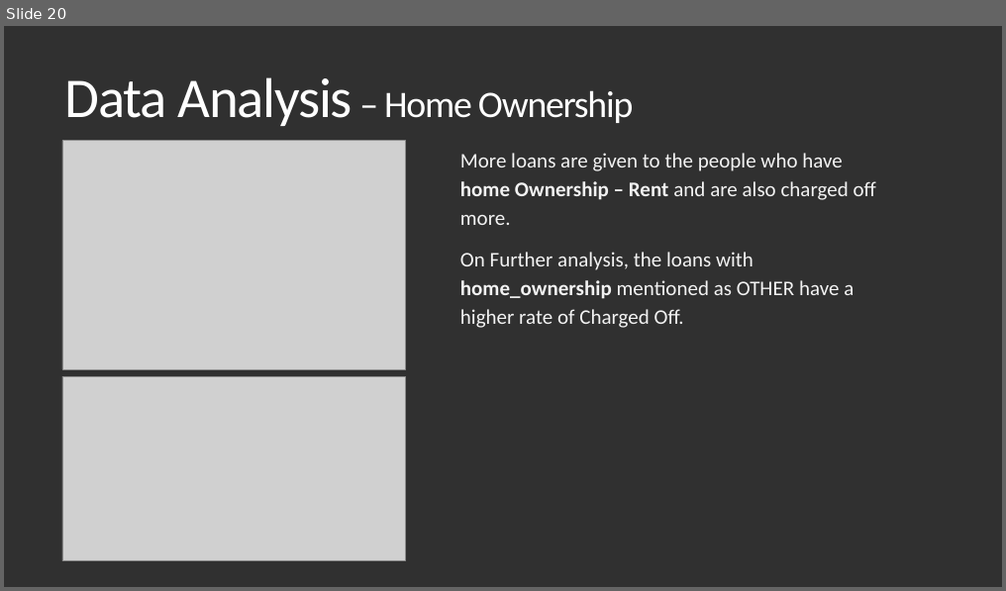
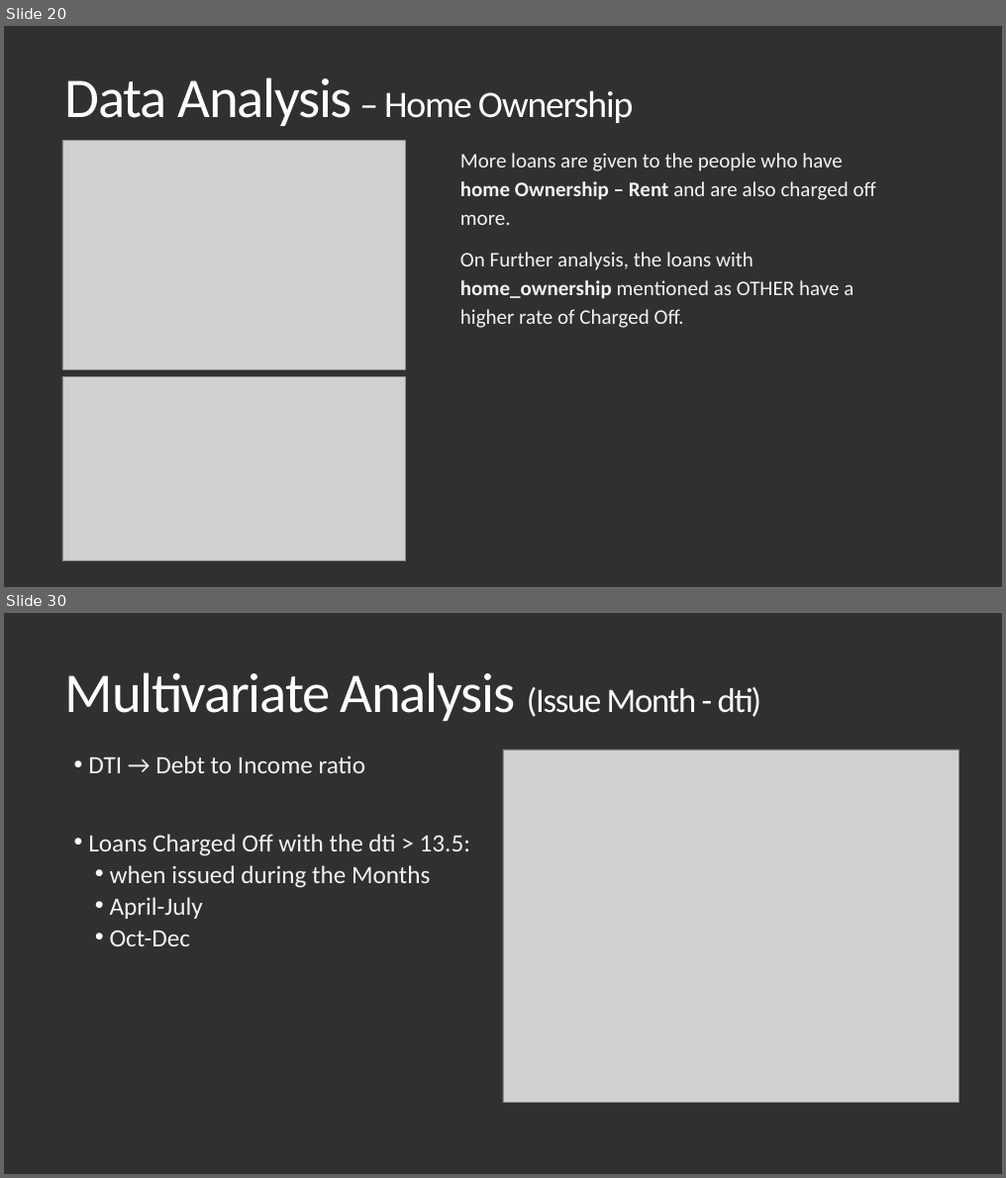
Before and after one commit to Vasista-Eranki/LendingClubCaseStudy, a slide deck: Lending Club Case Study.pptx. Shown one above the other, each under a label of ours: slide 20 before the commit, slides 20 and 30 after it; the slides between them are not shown. The pictures are 1006x591 and 1006x1178 pixels, drawn with LibreOffice and Linux fonts; fonts in the diff are those of the drawing; grey boxes stand for pictures. Boxes give left, top, right and bottom in pixels: in the first picture for what was removed or moved away, otherwise in the second. Text is boxed around its words. In the diff, an @@ line names an element or a change of style, - is before the commit and + after.

```diff
--- a/Lending Club Case Study.pptx
+++ b/Lending Club Case Study.pptx
@@ slide 30 added at <box>4,613,1002,1174</box>, background #303030 @@
@@ title added at <box>65,672,762,721</box>, 54 pt, text #FFFFFF @@
+Multivariate Analysis (Issue Month - dti)
@@ text added at <box>88,756,470,947</box>, 24 pt, text #F2F2F2 @@
+• DTI → Debt to Income ratio
+• Loans Charged Off with the dti > 13.5:
+  • when issued during the Months
+  • April-July
+  • Oct-Dec
@@ picture added at <box>503,750,959,1103</box> @@
```
Also in this commit, not shown: 1 slide changed, 13 other slides added.
